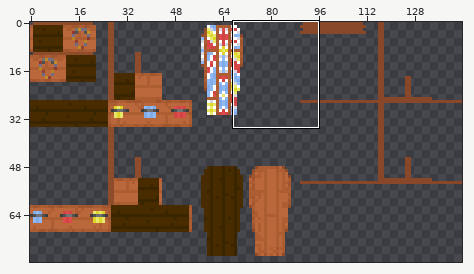
A sprite sheet gets an edit: src/main/resources/assets/ancientwarfare/textures/model/structure/coffin_5.png. Above, an overview of the earlier version with the close-up marked.
Close-up. As it was:
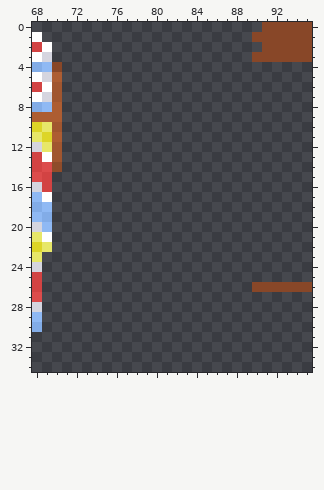
The file is 144x80 pixels. Colours within 5 levels of each other are drawn and written as one. Shown: x 68..95, y 0..34.
After the commit:
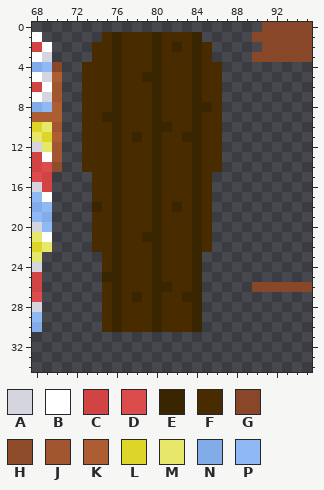
Palette (. is transparent): A #d5d5df  B #ffffff  C #d24343  D #dc4c4c  E #392600  F #482c00  G #884728  H #8f4c2a  J #a1562f  K #ad5d32  L #ddd527  M #e7e769  N #82ace7  P #8fb9f4
Commit message: Added opening to the coffins and fixed saving/loading
What changed:
@@ x 71..88 @@
  0 ..................
- 1 ..................
- 2 ..................
- 3 ..................
- 4 ..................
- 5 ..................
- 6 ..................
- 7 ..................
- 8 ..................
- 9 ..................
-10 ..................
-11 ..................
-12 ..................
-13 ..................
-14 ..................
-15 ..................
-16 ..................
-17 ..................
-18 ..................
-19 ..................
-20 ..................
-21 ..................
-22 ..................
-23 ..................
-24 ..................
-25 ..................
-26 ..................
-27 ..................
-28 ..................
-29 ..................
-30 ..................
+ 1 ....FEFFFEFFFE....
+ 2 ...FFEFFFEFEFEF...
+ 3 ...FFEFFFEFFFEF...
+ 4 ..FFFEFFFEFFFEFF..
+ 5 ..FFFEFFEEFFFEFF..
+ 6 ..FFFEFFFEFFFEFF..
+ 7 ..FFFEFFFEFFFEFF..
+ 8 ..FFFEFFFEFFFEEF..
+ 9 ..FFEEFFFEFFFEFF..
+10 ..FFFEFFFEEFFEFF..
+11 ..FFFEFEFEFFEEFF..
+12 ..FFFEFFFEFFFEFF..
+13 ..FFFEFFFEFFFEFF..
+14 ..FFFEFFFEFFFEFF..
+15 ...FFEFFFEFFFEF...
+16 ...FFEFFFEFFFEF...
+17 ...FFEFFFEFFFEF...
+18 ...EFEFFFEFEFEF...
+19 ...FFEFFFEFFFEF...
+20 ...FFEFFFEFFFEF...
+21 ...FFEFFEEFFFEF...
+22 ...FFEFFFEFFFEF...
+23 ....FEFFFEFFFE....
+24 ....FEFFFEFFFE....
+25 ....EEFFFEFFFE....
+26 ....FEFFFEEFFE....
+27 ....FEFEFEFFEE....
+28 ....FEFFFEFFFE....
+29 ....FEFFFEFFFE....
+30 ....FEFFFEFFFE....
 31 ..................
Boxes around the changes in both close-ups, in picture pixels (x1, y1, x2, y2):
added: (82, 32, 222, 332)
